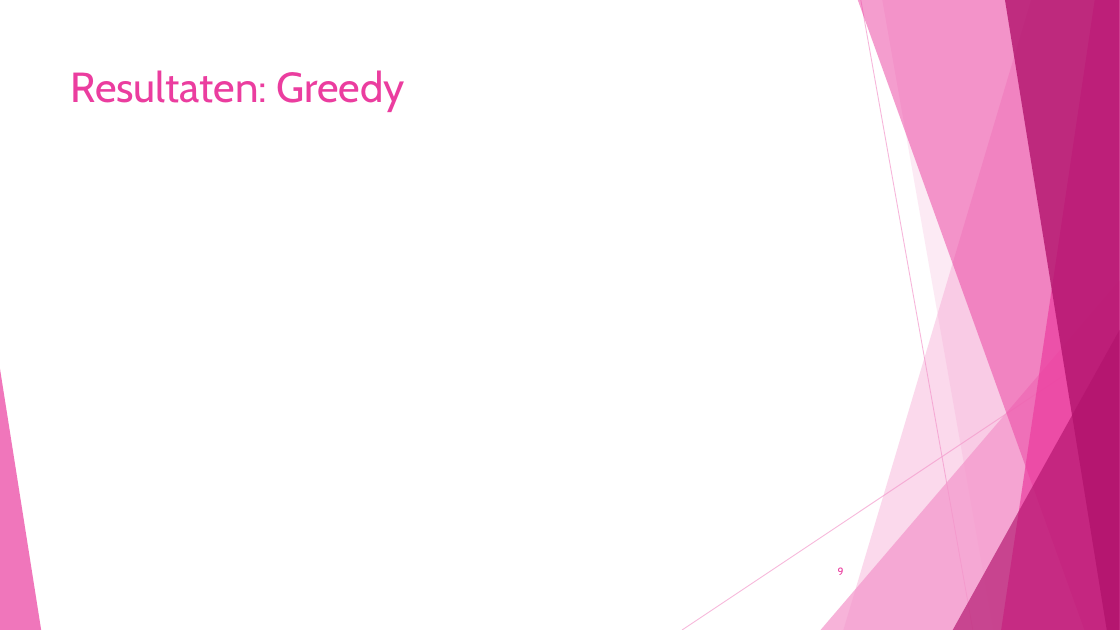
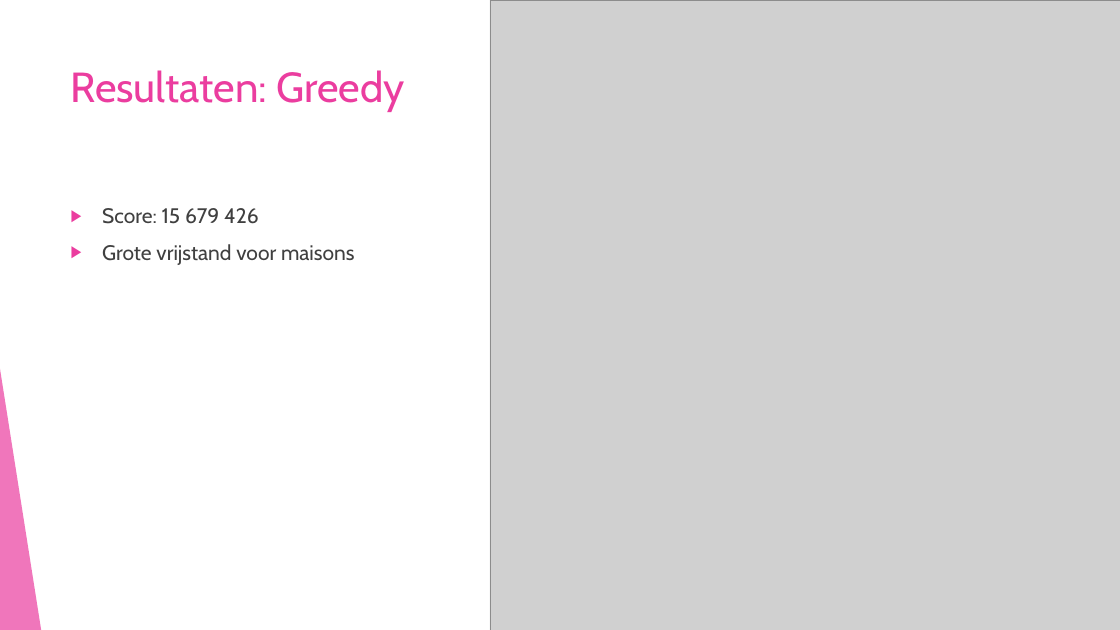
Before and after one commit to corne12345/Lekker-oke-, a slide deck: slide 9 of Eindpresentatie/Amstelhage eindpresentatie.pptx. Drawn at 1120x630 pixels with LibreOffice and Linux fonts; fonts in the diff are those of the drawing; grey boxes stand for pictures. Boxes give left, top, right and bottom in pixels: in the first picture for what was removed or moved away, otherwise in the second. Text is boxed around its words. In the diff, an @@ line names an element or a change of style, - is before the commit and + after.

```diff
--- a/Eindpresentatie/Amstelhage eindpresentatie.pptx
+++ b/Eindpresentatie/Amstelhage eindpresentatie.pptx
@@ picture added at [490, 0, 1120, 630] @@
@@ text added at [102, 208, 355, 265], 18 pt, text #404040 @@
+▶ Score: 15 679 426
+▶ Grote vrijstand voor maisons
@@ page number removed at [838, 567, 844, 575] @@
-9
```
Also in this commit, not shown: 2 other slides changed, 1 slide removed, 1 other file.
